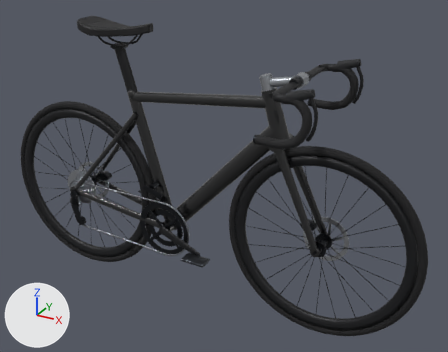
Before and after pictures for a commit that changed the glTF model public/models/bicycle/road-bike.glb.
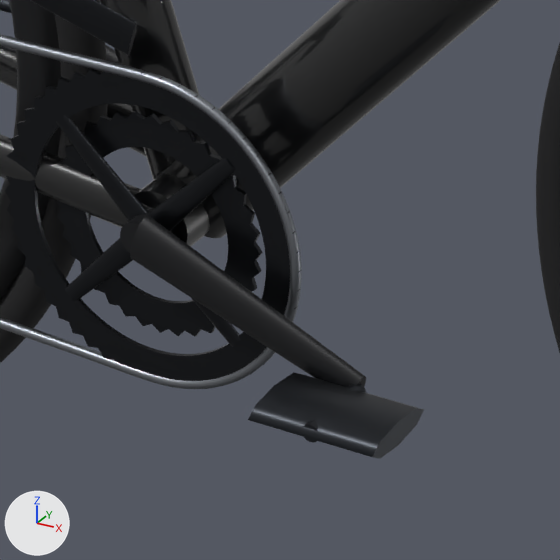
The first picture shows the older version from a 50 mm camera at (1.162, -1.707, 1.364) aimed at (0.195, 0.05, 0.485). The close-ups show the older and then the newer version on the part from 31% to 52% of the width and 54% to 81% of the height of that picture. Only the edits that show in the close-ups are written down. The lights are fixed; the arrows at lower left show +X, +Y and +Z. Where no turn or scale is listed for an object, it has been applied to the vertices.

The first close-up shows 'chain__chain_steel', 'crankset__alloy_dark', 'crankset__carbon_matte', 'crankset__groupset_metal', 'derailleur_front__groupset_metal', 'frame_main__paint_frame', 'tire_front__rubber_tyre', 'tire_rear__rubber_tyre', 'wheel_rear__carbon_matte' and 1 more.
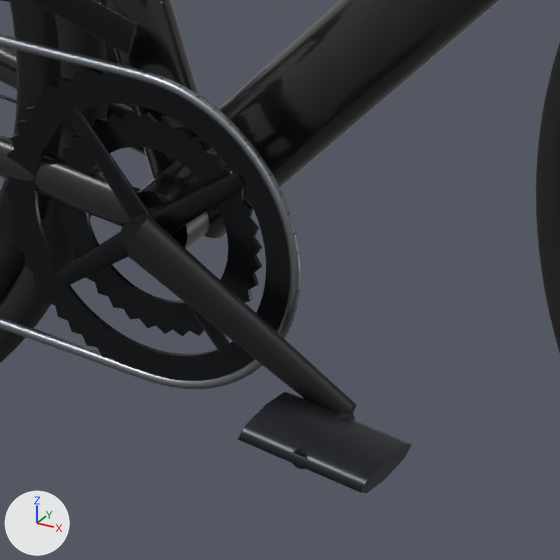
ob_wheel_rear is not drawn itself; it is the parent of ob_wheel_rear__carbon_matte, ob_wheel_rear__groupset_metal, ob_wheel_rear__rotor_steel, ob_tire_rear.
ob_crankset is not drawn itself; it is the parent of ob_crankset__groupset_metal, ob_crankset__carbon_matte, ob_crankset__alloy_dark.

Boxes (x1, y1, x2, y2) around the edits, measured in the close-ups (560 x 560 px):
'crankset__groupset_metal', moved, turned: before (5, 69, 301, 389); after (5, 69, 301, 383)
'crankset__carbon_matte', moved, turned: before (105, 45, 366, 387); after (105, 43, 356, 413)
'crankset__alloy_dark', moved, turned: before (0, 0, 424, 458); after (99, 0, 412, 493)
'tire_rear__rubber_tyre', turned: (0, 0, 108, 363) in both
'wheel_rear__carbon_matte', turned: (0, 0, 61, 300) in both
'wheel_rear__groupset_metal', turned: before (0, 46, 16, 54); after (0, 0, 17, 192)

The edits, one by one:
Object 'wheel_rear' (ob_wheel_rear) turns from (0, 0, 0) to (0, 23, 0) degrees about x, y and z.
Object 'crankset' (ob_crankset) moves from (0.0, 0.0, 0.0) to (0.0, 0.0, 0.27).
Object 'crankset' (ob_crankset) turns from (0, 0, 0) to (0, 7.4, 0) degrees about x, y and z.
Object 'crankset__groupset_metal' (ob_crankset__groupset_metal) moves from (0.0, -0.0465, 0.27) to (0.0, -0.0465, 0.0).
Object 'crankset__carbon_matte' (ob_crankset__carbon_matte) moves from (0.0, 0.0, 0.27) to (0.0, 0.0, 0.0).
Object 'crankset__alloy_dark' (ob_crankset__alloy_dark) moves from (0.0025, 0.0, 0.27) to (0.0025, 0.0, 0.0).
